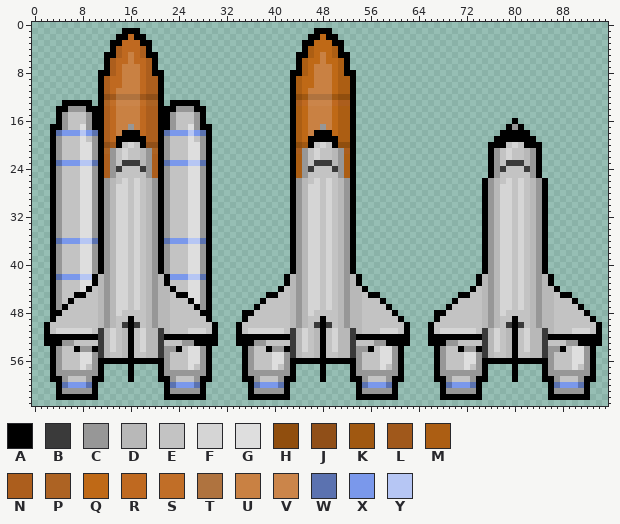
File history of a sprite sheet, RetroJam2019/Assets/Graphics/Sprites302219/RocketShuttleSprites.png. The picture above is the old version.
The file is 96x64 pixels. Colours within 5 levels of each other are drawn and written as one.
Palette (. is transparent): A #000000  B #3a3a3a  C #979797  D #b8b8b8  E #c3c3c3  F #d5d5d5  G #dedede  H #904e0e  J #904f18  K #a05811  L #a0581b  M #ac5e13  N #ac5e1d  P #ad6323  Q #bf6916  R #bf6920  S #c16e27  T #af733f  U #c98143  V #cb854a  W #5b72b0  X #7a98eb  Y #b6c6f4
After the commit:
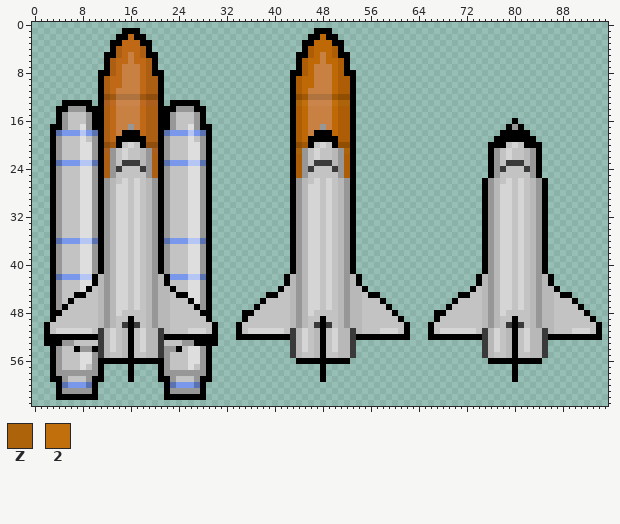
Colours new in this view: Z #ad6309  2 #c16e0d
Changes in this commit:
Colour H changes from #904e0e to #904e03.
Colour J changes from #904f18 to #904e0e.
Colour K changes from #a05811 to #a05804.
Colour L changes from #a0581b to #a05811.
Colour M changes from #ac5e13 to #ac5d05.
Colour N changes from #ac5e1d to #ac5e13.
Colour P changes from #ad6323 to #ac5e1d.
Colour Q changes from #bf6916 to #bf6806.
Colour R changes from #bf6920 to #bf6916.
Colour S changes from #c16e27 to #bf6920.
Colour 2 replaces colour R in row 13 at x 45 and 50.
Colour Z replaces colour N in row 13 at x 44 and 51 to 52; in row 21 at x 44 and 52.
Colour A is removed in row 53 at x 34 to 36, 59 to 62, 66 to 68 and 91 to 94; in row 54 at x 35, 39, 42, 56, 61, 67, 71, 74, 88 and 93; in row 55 at x 35, 61, 67 and 93; in rows 56 to 58 at x 35, 43, 53, 61, 67, 75, 85 and 93; in row 59 at x 35 to 36, 42 to 43, 53 to 54, 60 to 61, 67 to 68, 74 to 75, 85 to 86 and 92 to 93; in rows 60 to 61 at x 36, 42, 54, 60, 68, 74, 86 and 92.
Colour A is removed in row 62 at x 36 to 42, 54 to 60, 68 to 74 and 86 to 92.
Colour C is removed in row 53 at x 37 to 38, 57 to 58, 69 to 70 and 89 to 90; in row 54 at x 36, 40 to 41, 54 to 55, 60, 68, 72 to 73, 86 to 87 and 92; in rows 55 to 57 at x 36, 42, 54, 60, 68, 74, 86 and 92; in row 58 at x 36 to 42, 54 to 60, 68 to 74 and 86 to 92; in row 59 at x 37, 41, 55, 59, 69, 73, 87 and 91; in row 61 at x 37 to 41, 55 to 59, 69 to 73 and 87 to 91.
Colour E is removed in row 53 at x 39 to 42, 54 to 56, 71 to 74 and 86 to 88; in row 54 at x 37 to 38, 57, 69 to 70 and 89; in rows 55 to 56 at x 37 to 39, 55 to 57, 69 to 71 and 87 to 89; in row 57 at x 37 to 39, 41, 55 to 57, 59, 69 to 71, 73, 87 to 89 and 91; in row 59 at x 38 to 40, 56 to 58, 70 to 72 and 88 to 90.
Colour G is removed in row 54 at x 58 to 59 and 90 to 91; in rows 55 to 56 at x 40 to 41, 58 to 59, 72 to 73 and 90 to 91; in row 57 at x 40, 58, 72 and 90.
Colour W is removed in row 60 at x 37, 41, 55, 59, 69, 73, 87 and 91.
Colour X is removed in row 60 at x 38 to 40, 56 to 58, 70 to 72 and 88 to 90.
Boxes around the changes in both pictures, in picture pixels (x1, y1, x2, y2):
changed: (104, 34, 158, 178)
changed: (296, 34, 350, 178)
erased: (236, 340, 296, 400)
erased: (350, 340, 410, 400)
erased: (428, 340, 488, 400)
erased: (542, 340, 602, 400)
